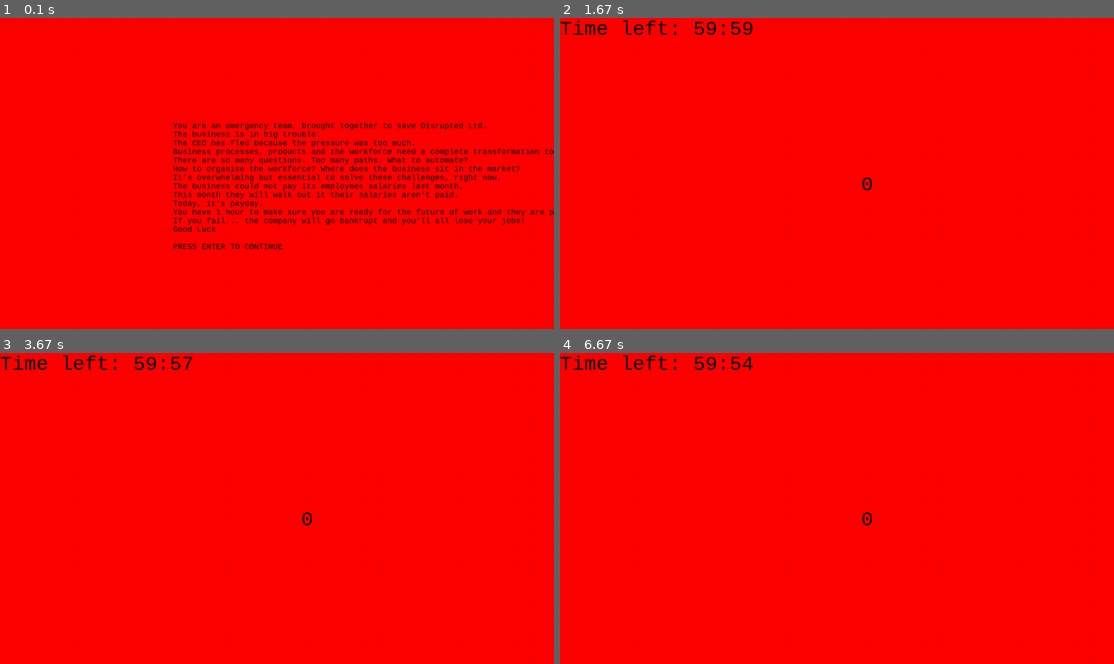
Above: before the commit, frames 1-4 (two rows, left to right).
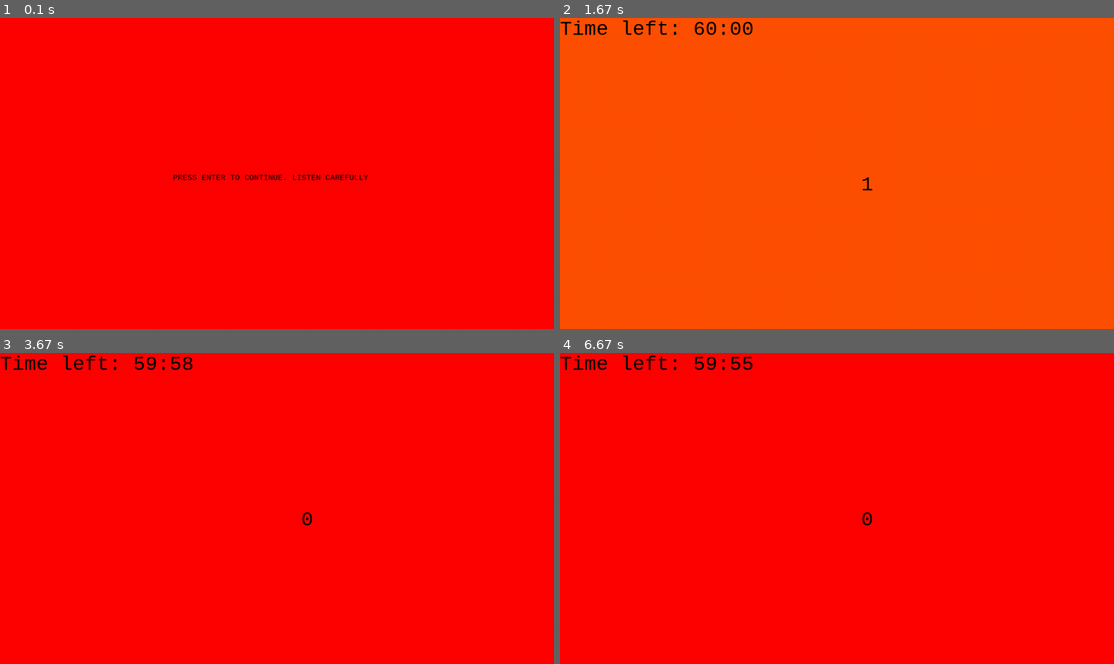
Above: after the commit, the same moments.

Repository: bobberg/EscapeRoom
Game: pygame game, started from EscapeRoomVenv/main.py
The game is run twice, just before and just after one commit, with the same random seed, the same clock (stepped at 60 frames per second) and the same inputs.
Inputs:
- Up to frame 1 (0.1 s): no input
- Up to frame 2 (1.67 s): tap Enter at 0.33, 0.67, 1.43 s; type "ann" at 1.1 s; tap Space at 1.65 s
- Up to frame 3 (3.67 s): no input
- Up to frame 4 (6.67 s): no input

The runs differ from the first frame. In frame 1, 5.3% of the frame differs, in the area x 31-100%, y 33-75%; in frame 2, 100%, in the area x 0-100%, y 0-100%; in frame 3, less than 0.1%; in frame 4, less than 0.1%.

Commit message:
Added start screen and fixed a bug

Diff:
--- a/EscapeRoomVenv/main.py
+++ b/EscapeRoomVenv/main.py
@@ -14,44 +14,35 @@
 # TODO 1: Do something if total_seconds left <= 0. Like display text YOU FAIL
 # TODO 2: Text input and open website if correct code is inputted.
 
-#!/usr/bin/python3
-import time
-import playsound
-from pygame.locals import *
-from EscapeRoomVenv.pygame_functions import *
-from sys import exit
-import pygame_textinput
-import webbrowser
-from threading import Timer
-from pynput.keyboard import Key, Controller
+# #!/usr/bin/python3
+# import time
+# import playsound
+# from pygame.locals import *
+# from sys import exit
+# import pygame_textinput
+# import webbrowser
+# from threading import Timer
+# from pynput.keyboard import Key, Controller
+
 # !/usr/bin/python3
 import time
 import webbrowser
 from sys import exit
 from threading import Timer
-
 import playsound
-import pygame_textinput
 from pygame.locals import *
 from pynput.keyboard import Key, Controller
-
-from EscapeRoomVenv.pygame_functions import *
-
-keyboard = Controller()
-
-
-
-
-
-
-
-
+from pygame_functions import *
+import pygame_textinput
 
 
 # THIS IS TO STOP ALT TAB OR OTHER KEYS TO BE PRESSED
 # https://stackoverflow.com/questions/39110800/disable-alttab-combination-on-tkinter-app
 # install from: https://sourceforge.net/projects/pyhook/
 # import pyHook
+
+keyboard = Controller()
+
 
 # Time constants
 TIME_TO_PAUSE = 4
@@ -77,6 +68,23 @@
 pygame.display.set_caption('PRESS ENTER TO START')
 screen.fill(background_color)
 font = pygame.font.SysFont('Consolas', 20)
+
+starting_text = "PRESS ENTER TO CONTINUE. LISTEN CAREFULLY"
+
+screen.blit(
+    font.render(starting_text.rjust(3), True, (0, 0, 0)),
+    (400, screen.get_height() // 2))
+
+pygame.display.update()
+starting = True
+while starting == True:
+    for event in pygame.event.get():
+        if event.type == KEYDOWN:
+            if event.key == K_RETURN:
+                starting = False
+
+screen.fill(background_color)
+
 text1 = 'You are an emergency team, brought together to save Disrupted Ltd.'
 text2 = 'The business is in big trouble.'
 text3 = 'The CEO has fled because the pressure was too much.'
@@ -137,12 +145,12 @@
 pygame.display.update()
 playsound.playsound("intro_emergency_team.mp3")
 
-starting = True
-while starting == True:
+introduction = True
+while introduction == True:
     for event in pygame.event.get():
         if event.type == KEYDOWN:
             if event.key == K_RETURN:
-                starting = False
+                introduction = False
 
 
 
@@ -152,7 +160,7 @@
 URL = 'https://www.locked-game.nl/test/form.html'
 
 # Settings for screen and initialisation of the game.
-screen = pygame.display.set_mode((0, 0), pygame.FULLSCREEN)
+
 pygame.display.set_caption('ESCAPE ROOM')
 background_color = RED
 screen.fill(background_color)
@@ -165,6 +173,7 @@
 
 textinput = pygame_textinput.TextInput()
 
+
 # INPUT BOX
 input_box = pygame.Rect(100, 100, 140, 32)
 color_inactive = pygame.Color('lightskyblue3')
@@ -187,6 +196,7 @@
 failed_tries_counter = 0
 TIME_OPEN_FOR_INPUT_CODE = 120  # seconds
 sound_played = False
+
 
 
 # Problems with the screen
